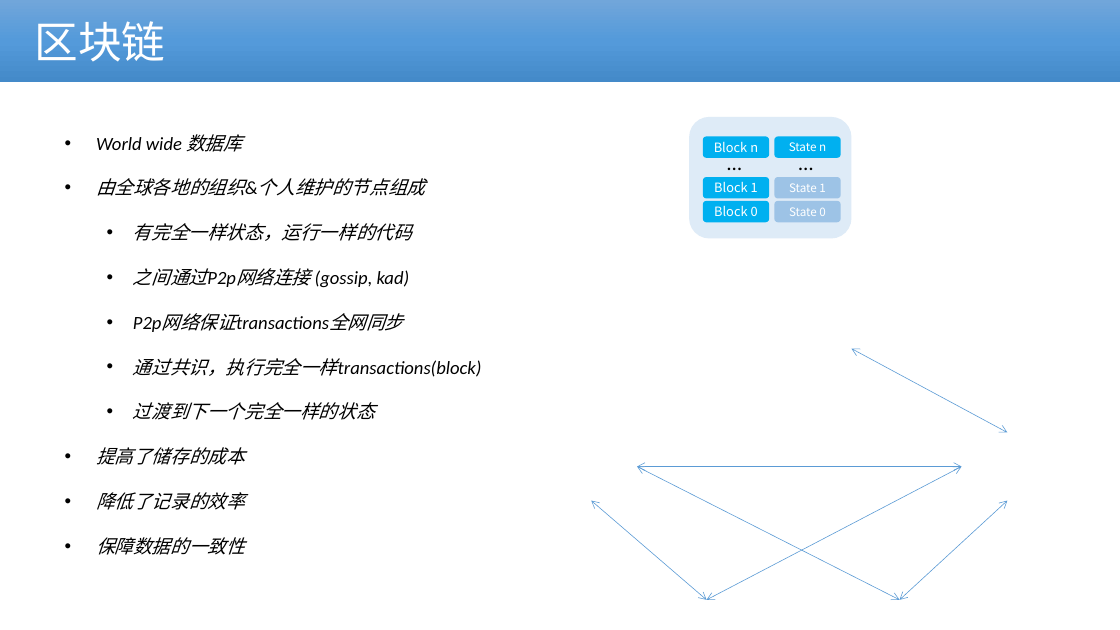
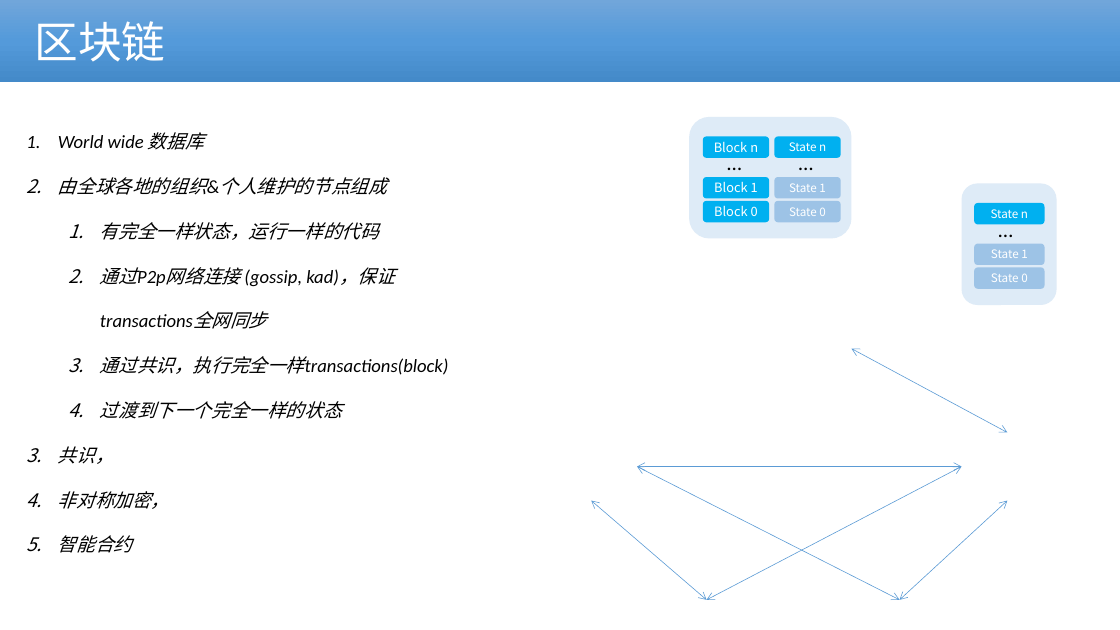
Before and after one commit to cmdpos/gaia, a slide deck: slide 20 of ppt/blockchain-dex.pptx (slide 4 before the commit). Drawn at 1120x630 pixels with LibreOffice and Linux fonts; fonts in the diff are those of the drawing; background and template pictures are left out. Boxes give left, top, right and bottom in pixels: in the first picture for what was removed or moved away, otherwise in the second. Text is boxed around its words. In the diff, an @@ line names an element or a change of style, - is before the commit and + after.

```diff
--- a/ppt/blockchain-dex.pptx
+++ b/ppt/blockchain-dex.pptx
@@ text "World wide 数据库": place and size @@
-text "World wide 数据库" at [96,134,482,555]
+text "World wide 数据库" at [58,132,449,553]
@@ text at [58,132,449,419]: bullet • to 1. @@
@@ rounded rectangle added at [962,183,1057,305], fill #DEEBF7 @@
@@ rounded rectangle added at [975,203,1045,225], fill #00B0F0, 10 pt, text #FFFFFF @@
+State n
@@ text added at [991,212,1024,245], 18 pt, text #000000 @@
+…
@@ text at [100,267,395,286]: text changed @@
-  • 之间通过P2p网络连接 (gossip, kad)
-  • P2p网络保证transactions全网同步
+  2. 通过P2p网络连接 (gossip, kad)，保证transactions全网同步
@@ rounded rectangle added at [975,267,1045,289], fill #9DC3E6, 10 pt, text #FFFFFF @@
+State 0
@@ rounded rectangle added at [975,244,1045,266], fill #9DC3E6, 10 pt, text #FFFFFF @@
+State 1
@@ text at [58,446,170,553]: text changed; font Calibri to Arial @@
-• 提高了储存的成本
-• 降低了记录的效率
-• 保障数据的一致性
+3. 共识，
+4. 非对称加密，
+5. 智能合约
```
Also in this commit, not shown: 3 other slides changed, 13 slides added, 13 slides removed, 1 other file.
